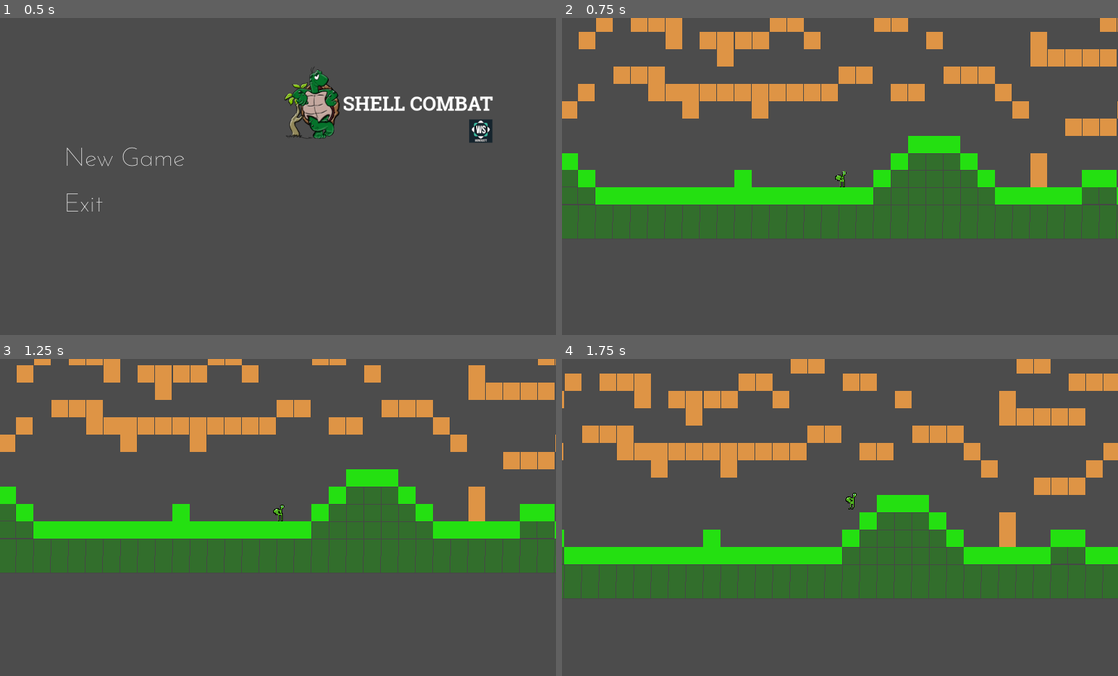
Above: before the commit, frames 1-4 (two rows, left to right).
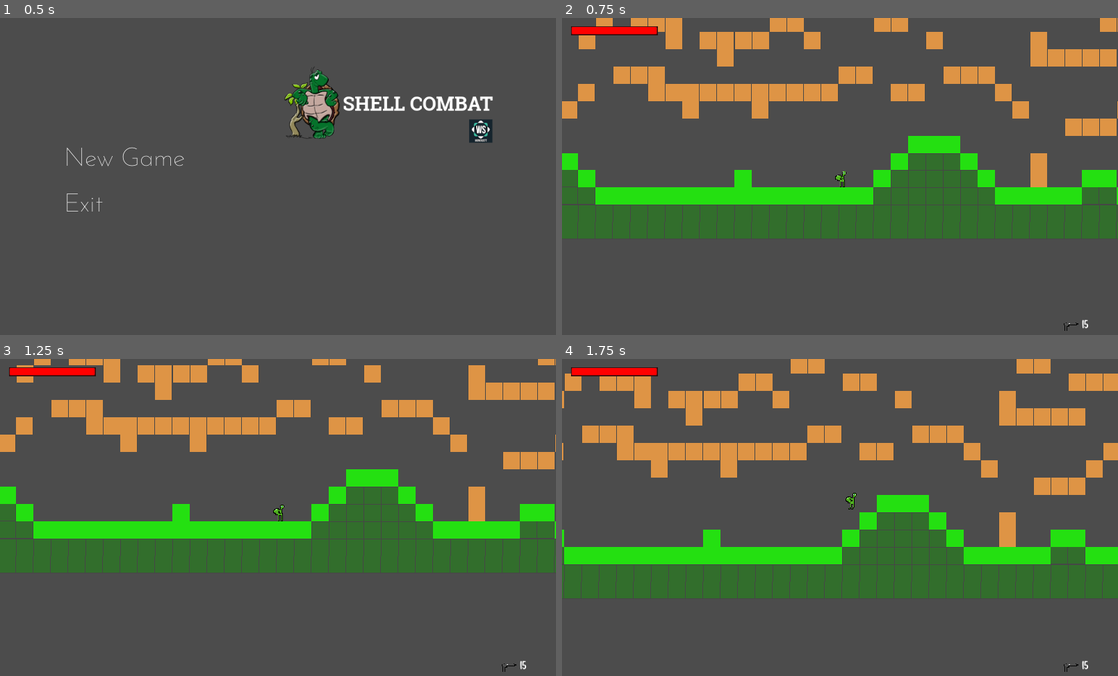
Above: after the commit, the same moments.

Repository: llister15/SCDM
Game: Godot game, scene res://Scenes/Menu/Main Menu.tscn
The game is run twice, just before and just after one commit, with the same random seed, the same clock (stepped at 60 frames per second) and the same inputs.
Inputs (mouse positions are in pixels of both pictures, inside the frame that each line leads up to):
- Up to frame 1 (0.5 s): no input
- Up to frame 2 (0.75 s): click "New Game" at 0.5 s
- Up to frame 3 (1.25 s): no input
- Up to frame 4 (1.75 s): move the mouse to (962, 504) at 1.27 s; hold Right (ui_right) from 1.28 s (still down); tap E (Interact) at 1.35 s; tap Space (jump) at 1.52 s

Frame 1 is identical in both runs. In frame 2, 0.5% of the frame differs, in the area x 1-95%, y 2-99%; in frame 3, 0.5%; in frame 4, 0.5%.

Commit message:
added some stuff

Diff:
--- /dev/null
+++ b/Scenes/Assets/HUD.tscn
@@ -0,0 +1,55 @@
+[gd_scene load_steps=6 format=2]
+
+[ext_resource path="res://Fonts/Orange Juice.otf" type="DynamicFontData" id=1]
+[ext_resource path="res://Sprites/Weapons/Guns/Glock19.png" type="Texture" id=2]
+[ext_resource path="res://Sprites/HUD/HealthBarinside.png" type="Texture" id=3]
+[ext_resource path="res://Sprites/HUD/HealthBar.png" type="Texture" id=4]
+
+[sub_resource type="DynamicFont" id=1]
+size = 24
+font_data = ExtResource( 1 )
+
+[node name="HUD" type="Node2D"]
+
+[node name="CanvasLayer" type="CanvasLayer" parent="."]
+
+[node name="Weapon_ui" type="HBoxContainer" parent="CanvasLayer"]
+margin_left = 920.982
+margin_top = 551.685
+margin_right = 974.982
+margin_bottom = 575.685
+__meta__ = {
+"_edit_use_anchors_": false
+}
+
+[node name="Gun_Type" type="TextureRect" parent="CanvasLayer/Weapon_ui"]
+margin_right = 32.0
+margin_bottom = 32.0
+texture = ExtResource( 2 )
+
+[node name="Ammo_Label" type="Label" parent="CanvasLayer/Weapon_ui"]
+margin_left = 36.0
+margin_top = 4.0
+margin_right = 90.0
+margin_bottom = 28.0
+custom_fonts/font = SubResource( 1 )
+text = "Default"
+__meta__ = {
+"_edit_use_anchors_": false
+}
+
+[node name="Character_stats" type="HBoxContainer" parent="CanvasLayer"]
+margin_left = 15.7733
+margin_top = 16.0
+margin_right = 175.773
+margin_bottom = 32.0
+__meta__ = {
+"_edit_use_anchors_": false
+}
+
+[node name="Health Bar" type="TextureProgress" parent="CanvasLayer/Character_stats"]
+margin_right = 160.0
+margin_bottom = 16.0
+max_value = 100.0
+texture_over = ExtResource( 4 )
+texture_progress = ExtResource( 3 )
--- a/Scenes/Assets/player.tscn
+++ b/Scenes/Assets/player.tscn
@@ -99,7 +99,7 @@
 extents = Vector2( 9.7989, 15.077 )
 
 [node name="Player" type="KinematicBody2D"]
-collision_mask = 8
+collision_mask = 14
 script = ExtResource( 1 )
 
 [node name="Sprite" type="Sprite" parent="."]
@@ -107,6 +107,7 @@
 texture = ExtResource( 2 )
 vframes = 3
 hframes = 5
+frame = 2
 
 [node name="Weapon equiper" type="Node2D" parent="Sprite"]
 position = Vector2( 1.05293, 0.8754 )
@@ -133,12 +134,3 @@
 current = true
 smoothing_enabled = true
 smoothing_speed = 8.0
-
-[node name="Label" type="Label" parent="Camera2D"]
-margin_left = 360.954
-margin_top = 243.092
-margin_right = 400.954
-margin_bottom = 257.092
-__meta__ = {
-"_edit_use_anchors_": false
-}
--- a/Scripts/Glock19.gd
+++ b/Scripts/Glock19.gd
@@ -1,7 +1,7 @@
 extends RigidBody2D
 
 #Max values
-var RELOAD_TIME_MAX: float = 0.5
+var RELOAD_TIME_MAX: float = 1.0
 var MAG_SIZE_MAX: int = 15
 var FIRE_RATE_MAX: float = 0.1
 #varible values
@@ -9,11 +9,11 @@
 var mag_size: int = MAG_SIZE_MAX
 var fire_rate: float = FIRE_RATE_MAX
 var bulletSpeed: float = 1200.0
+var is_reloading: bool = false
+var Damage: int = 0
 
 var mouseTarget: Vector2 = Vector2.ZERO
 var mouseDirection: float = 0
-
-
 
 
 #preload ammo
@@ -21,13 +21,13 @@
 
 func _physics_process(delta):
 	Shoot()
+	Reload()
 	fire_rate -= delta
 	if fire_rate < 0:
 		fire_rate = 0
 
 func Shoot():
 	var shoot_gun = Input.is_action_just_pressed("fire1")
-	var reload = Input.is_action_just_pressed("Reload")
 	var bullet_instance = bullet_scene.instance()
 	mouseTarget = get_global_mouse_position() - $"Muzzle Position".global_position
 	#print(mouseTarget)
@@ -35,7 +35,7 @@
 #		$"Muzzle Position".position = $"Muzzle Position".global_position
 #	else:
 #		$"Muzzle Position".position = $"Muzzle Position".position
-	if shoot_gun:
+	if shoot_gun and is_reloading == false:
 		if fire_rate <= 0 and mag_size > 0:
 			fire_rate = FIRE_RATE_MAX
 			mag_size -= 1
@@ -45,6 +45,16 @@
 			bullet_instance.apply_impulse(Vector2(), Vector2(mouseTarget.normalized().x * bulletSpeed, mouseTarget.normalized().y * bulletSpeed))
 
 
-	if reload:
+
+func Reload():
+	var reload = Input.is_action_just_pressed("Reload")
+	if reload and mag_size < MAG_SIZE_MAX:
+		is_reloading = true
 		yield(get_tree().create_timer(RELOAD_TIME_MAX), "timeout")
 		mag_size = MAG_SIZE_MAX
+		is_reloading = false
+	if mag_size <= 0:
+		is_reloading = true
+		yield(get_tree().create_timer(RELOAD_TIME_MAX), "timeout")
+		mag_size = MAG_SIZE_MAX
+		is_reloading = false
--- a/Scripts/player.gd
+++ b/Scripts/player.gd
@@ -14,9 +14,12 @@
 export var hp: int = MAX_HP
 const MAX_ARMOUR: int = 50
 export var armour: int = MAX_ARMOUR
+#Loading HUD
+var HUD_scene = preload("res://Scenes/Assets/HUD.tscn")
+var HUD_display = HUD_scene.instance()
 #animation machine
 var state_machine
-#loading weapons
+#Loading weapons
 var g19_scene = preload("res://Scenes/Assets/Glock19.tscn")
 var g19_Gun = g19_scene.instance()
 var weapon_equiped: bool = false
@@ -24,16 +27,19 @@
 
 func _ready():
 	state_machine = $AnimationTree.get("parameters/playback")
+	$"Camera2D".add_child(HUD_display)
+	HUD_display.get_node("CanvasLayer/Character_stats/Health Bar").value = MAX_HP
+
 
 func _physics_process(delta):
 	movement()
 	Gravity()
+	Health()
 	spawn_Weapon()
 	velo = move_and_slide(velo, Vector2.UP)
 
 # Getting input from user to add and subtract velocity values
 func movement():
-	var _curAnim = state_machine.get_current_node()
 	mouseTarget = get_global_mouse_position() - get_global_position()
 	# Creating varibles for user Input
 	var left = Input.is_action_pressed("ui_left")
@@ -75,6 +81,10 @@
 func Gravity():
 	velo.y += gravity
 
+func Health():
+	if hp <= 0:
+		queue_free()
+
 func spawn_Weapon():
 	var spawn_gun = Input.is_action_just_pressed("fire2")
 	mouseTarget = get_global_mouse_position() - $"Sprite/Weapon equiper".global_position
@@ -83,17 +93,17 @@
 	print(atan2(mouseTarget.y, mouseTarget.x))
 	if spawn_gun:
 		get_node("Sprite/Weapon equiper").add_child(g19_Gun)
-
 	if mouseTarget.x < 0:
 		g19_Gun.position = $"Sprite/Weapon equiper".position - weapon_equiperoffset
 		g19_Gun.get_node("Muzzle Position").position.x = -9.6
-		g19_Gun.get_node("Sprite").set_flip_h(true)
-#		g19_Gun.rotation =
+		g19_Gun.get_node("Sprite").set_flip_v(true)
+		g19_Gun.rotation = atan2(-mouseTarget.y, -mouseTarget.x)
 	else:
 		g19_Gun.position = $"Sprite/Weapon equiper".position + weapon_equiperoffset
 		g19_Gun.get_node("Muzzle Position").position.x = 9.6
-		g19_Gun.get_node("Sprite").set_flip_h(false)
+		g19_Gun.get_node("Sprite").set_flip_v(false)
 		g19_Gun.rotation = atan2(mouseTarget.y, mouseTarget.x)
+	HUD_display.get_node("CanvasLayer/Weapon_ui/Ammo_Label").text = str(g19_Gun.mag_size)
 
 func equip_Weapon():
 	var equip = Input.is_action_just_pressed("Interact")
--- a/project.godot
+++ b/project.godot
@@ -26,7 +26,6 @@
 
 [display]
 
-window/size/resizable=false
 window/size/always_on_top=true
 window/stretch/mode="2d"
 window/stretch/aspect="keep"
Binary file added: Fonts/Orange Juice.otf
Binary file added: Sprites/HUD/HealthBar.png
Not shown, added: Sprites/HUD/HealthBar.png.import
Binary file added: Sprites/HUD/HealthBarinside.png
Not shown, added: Sprites/HUD/HealthBarinside.png.import
Not shown, added: Sprites/HUD/HealthBar.xcf
